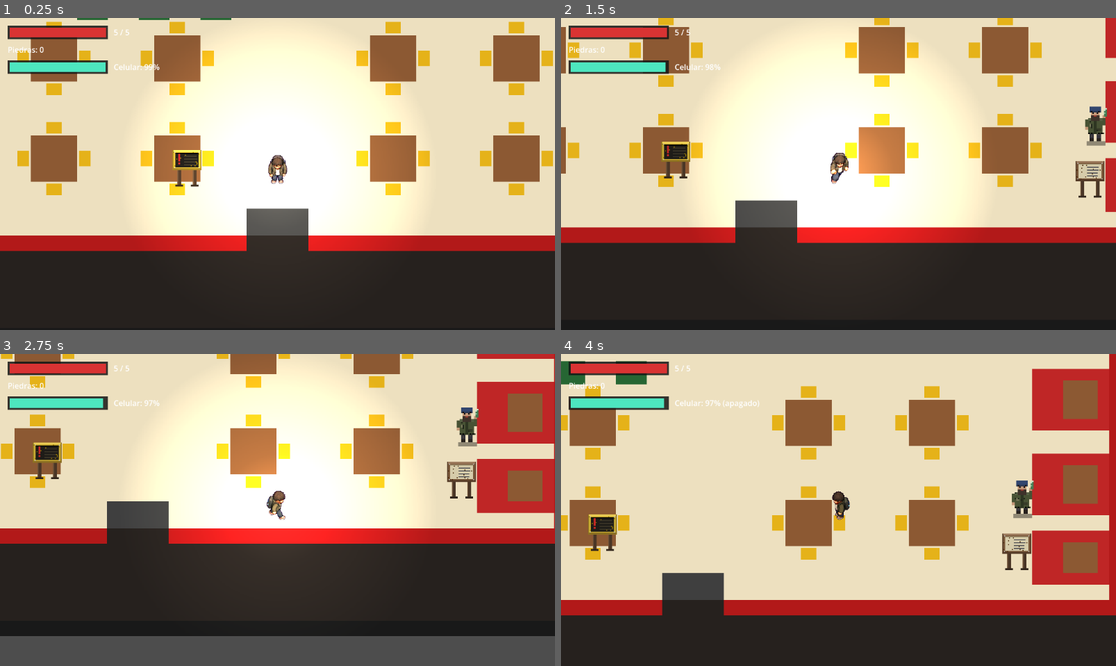
Above: before the commit, frames 1-4 (two rows, left to right).
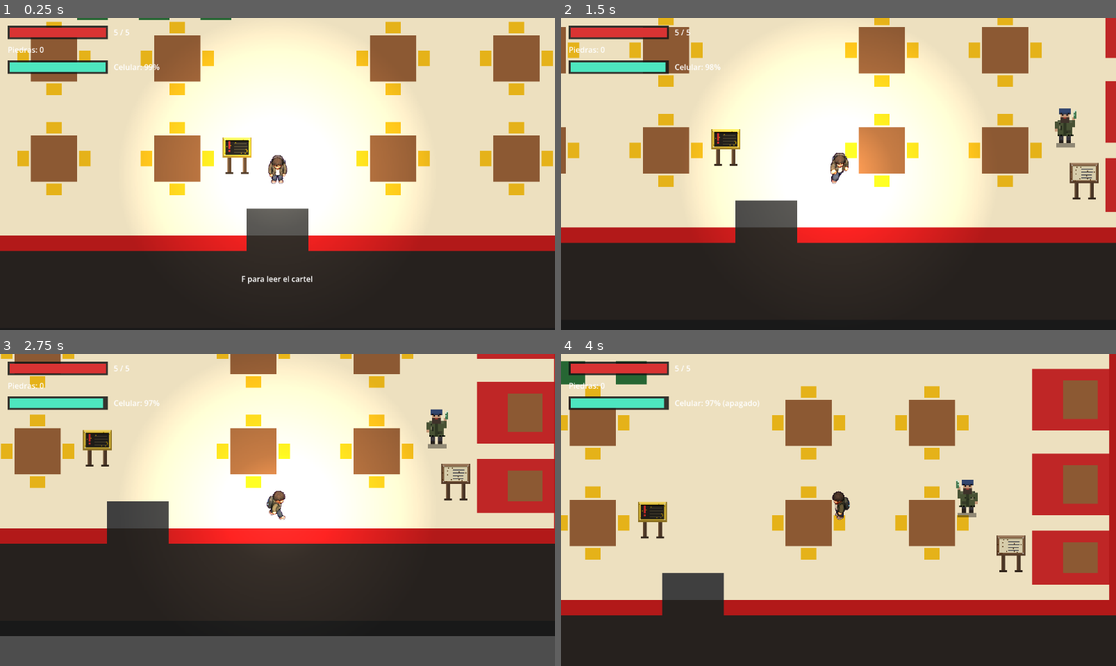
Above: after the commit, the same moments.

Repository: SOrtiz1967/Silent-Gil-Proyecto-Final
Game: Godot game, scene res://escenas/nivel_mc.tscn
Same seed, same stepped clock (60 frames per second), same inputs: the game is played once before the commit and once after it. This scene is started directly instead of the project's main scene.
Inputs:
- Up to frame 1 (0.25 s): no input
- Up to frame 2 (1.5 s): hold D (mover_derecha) 0.53-1.28 s; tap E (disparar) at 0.6 s; hold S (mover_abajo) from 1.28 s (still down); tap Space (golpear) at 1.35 s
- Up to frame 3 (2.75 s): release S (mover_abajo) at 2.03 s; hold D (mover_derecha) from 2.03 s (still down); hold F (interactuar) from 2.03 s (still down)
- Up to frame 4 (4 s): release D (mover_derecha) at 2.78 s; release F (interactuar) at 2.78 s; hold W (mover_arriba) 2.78-3.53 s; tap Q (linterna) at 2.85 s; hold A (mover_izquierda) from 3.53 s (still down); tap E (disparar) at 3.6 s

The runs differ from the first frame. In frame 1, 1.0% of the frame differs, in the area x 31-57%, y 38-86%; in frame 2, 2.0%, in the area x 18-99%, y 28-59%; in frame 3, 2.0%; in frame 4, 2.0%.

Commit message:
acomodo los carteles, el cliente y el powerbank del mc que chocaban con los muebles

Diff:
--- a/escenas/nivel_mc.tscn
+++ b/escenas/nivel_mc.tscn
@@ -2466,25 +2466,25 @@
 script = ExtResource("8_pathfinding")
 
 [node name="CartelPedido" parent="." instance=ExtResource("10_cartel")]
-position = Vector2(900, 1210)
+position = Vector2(1004, 1184)
 titulo = "PEDIDO 307"
 texto = "El parlante repite siempre el mismo número: «pedido 307, pedido 307». Hay bandejas servidas en todas las mesas y la comida no se pudre."
 rutaTextura = "res://assets/carteles/cartel_alerta.png"
 
 [node name="CartelHamburguesas" parent="." instance=ExtResource("10_cartel")]
-position = Vector2(1760, 1250)
+position = Vector2(1748, 1254)
 titulo = "NOTA"
 texto = "Escrita a las apuradas, 3:07: «no agarren las hamburguesas. Son de él». Más abajo: «tiene la llave del candado y no la suelta»."
 rutaTextura = "res://assets/carteles/cartel_madera.png"
 
 [node name="CartelTicket" parent="." instance=ExtResource("10_cartel")]
-position = Vector2(2960, 420)
+position = Vector2(2994, 434)
 titulo = "OFICINA"
 texto = "Un ticket de pedido, el 307, pegado con cinta en el escritorio. Nunca se entregó. Detrás de la caja fuerte hay un cargador portátil."
 rutaTextura = "res://assets/carteles/cartel_info.png"
 
 [node name="Cliente" parent="." instance=ExtResource("11_enemigo")]
-position = Vector2(1800, 1100)
+position = Vector2(1708, 1104)
 scale = Vector2(1.5, 1.5)
 vida = 30
 velocidad = 70
@@ -2497,7 +2497,7 @@
 colorNormal = Color(1, 0.75, 0.6, 1)
 
 [node name="Powerbank" parent="." instance=ExtResource("12_powerbank")]
-position = Vector2(3100, 440)
+position = Vector2(3104, 444)
 
 [node name="PUNTO_APARICION_JUGADOR" type="Marker2D" parent="."]
 position = Vector2(1088, 1184)
